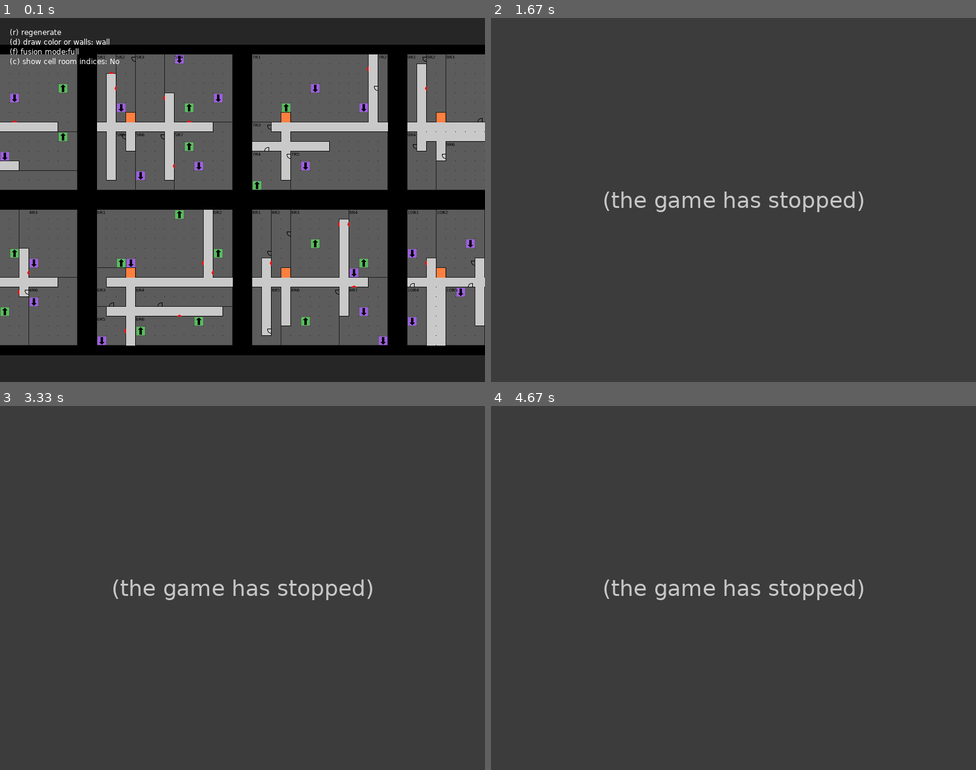
Above: before the commit, frames 1-4 (two rows, left to right).
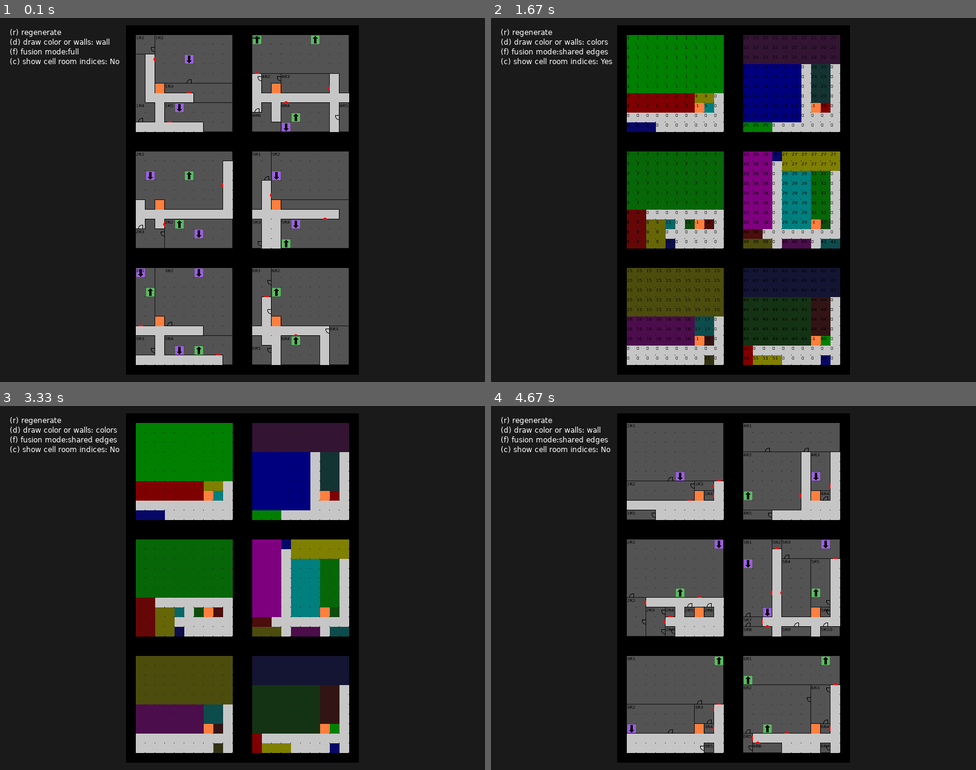
Above: after the commit, the same moments.

Repository: Gamabunta57/golf-lua
Game: LÖVE game, started from main.lua
The game is run twice, just before and just after one commit, with the same random seed, the same clock (stepped at 60 frames per second) and the same inputs.
Inputs:
- Up to frame 1 (0.1 s): no input
- Up to frame 2 (1.67 s): tap one key every 0.33 s from 0.33 s: D F F C
- Up to frame 3 (3.33 s): tap C at 3.17 s
- Up to frame 4 (4.67 s): tap D at 3.5 s

The runs differ from the first frame. In frame 1, 69% of the frame differs, in the area x 0-100%, y 2-98%; in frame 2, 100%; in frame 3, 100%, in the area x 0-100%, y 0-100%; in frame 4, 77%.
Error before the commit: src/generators/generator.lua:257: attempt to index local 'corridorCellToOpenTo' (a nil value); the game stopped at 1 s (later frames are placeholders)

Commit message:
Create graph for the ball and its connections

Diff:
--- a/main.lua
+++ b/main.lua
@@ -64,14 +64,14 @@
 local wasDPressed = false
 
 function regenerateMap()
-    map = Map:new(16, 16, 12)
+    map = Map:new(12, 12, 6)
     love.math.setRandomSeed(seed)
     generator = Generator:new(map, prng)
     generator:generateMap(fusionLevel)
 end
 
 function love.load()
-    love.graphics.setBackgroundColor(.15, .15, .15, 1)
+    love.graphics.setBackgroundColor(.1, .1, .1, 1)
     tileSet = love.graphics.newImage("assets/images/tileset.png")
     local tileSize = 16
     for i = 0, 9 do
--- a/src/generators/generator.lua
+++ b/src/generators/generator.lua
@@ -45,10 +45,133 @@
         local graphConnectionlist = self:_makePathForPlayer(roomGraphDetailsForPlayer.rootNode)
         self:_physicallyConnectRoomsFollowingGraphPath(roomLists, graphConnectionlist)
         self:_physicallyConnectClosedRoomsWithCorridors(roomLists, roomGraphDetailsForPlayer)
+
+        local graphDetailsForBall = self:_getGraphForBall(roomLists)
+        local ballGraphConnectionlist = self:_makePathForBall(graphDetailsForBall.rootNode)
+        self:_physicallyConnectRoomsForBallPath(roomLists, ballGraphConnectionlist)
+
     end
     self.map.roomLists = roomLists
 
     -- debug(roomLists)
+end
+
+function Generator:_physicallyConnectRoomsForBallPath(roomLists, connectionList)
+    for i = 1, #connectionList do
+        local connection = connectionList[i]
+        local nodeA = connection[1]
+        local nodeB = connection[2]
+
+        -- if nodeA.isCorridor and not nodeB.isCorridor then
+        --     self:_connectRoomToCorridor(nodeA, nodeB, roomLists)
+        -- elseif nodeB.isCorridor and not nodeA.isCorridor then
+        --     self:_connectRoomToCorridor(nodeB, nodeA, roomLists)
+        -- elseif not nodeB.isCorridor and not nodeA.isCorridor and nodeB.location.floor == nodeA.location.floor then
+        --     self:_connectRoomsOnSameFloors(nodeA, nodeB, roomLists)
+        -- elseif not nodeB.isCorridor and not nodeA.isCorridor then
+        --     self:_connectRoomsOnDifferentFloors(nodeA, nodeB, roomLists)
+        -- -- else
+        --     -- print("skip corridor connections")
+        -- end
+
+        print(nodeA.name, "=>", nodeB.name)
+    end
+end
+
+function Generator:_getGraphForBall(roomLists)
+    -- create all corridor nodes
+    local corridorNodes = {}
+    for f = 1, self.map.depth do
+        local nextCorridorNode = GraphNode:new(f.."C ") -- 1C is the 1st floor corridor for instance
+        nextCorridorNode.isCorridor = true
+        nextCorridorNode.location.floor = f
+        corridorNodes[f] = nextCorridorNode
+    end
+
+    -- link rooms of a floor to its corridor
+    local roomNodePerFloors = {}
+    for z = 1, #roomLists do
+        local floorRoomList = roomLists[z]
+        local floorCorridor = corridorNodes[z]
+
+        roomNodePerFloor = {}
+
+        for r = 1, #floorRoomList do
+            local roomNode = GraphNode:new(z.."R"..r) -- 1R2 is the 1st floor Room 2 for instance
+            roomNode.location.floor = z
+            roomNode.location.roomIndex = r
+            roomNode:connect(floorCorridor)
+            floorCorridor:connect(roomNode)
+
+            roomNodePerFloor[#roomNodePerFloor + 1] = roomNode
+            -- debug only
+            floorRoomList[r].name = roomNode.name
+        end
+
+        roomNodePerFloors[z] = roomNodePerFloor
+    end
+
+    -- link adjacent rooms on same floor
+    for z = 1, #roomLists do
+        local floorRoomList = roomLists[z]
+        local roomNodeList = roomNodePerFloors[z]
+
+        for i = 1, #floorRoomList - 1 do
+            local currentRoom = floorRoomList[i]
+            local currentRoomNode = roomNodeList[i]
+            local widerRoomArea = RectangleRoom:new(currentRoom.x - 1, currentRoom.y, currentRoom.w + 2, currentRoom.h)
+            local tallerRoomArea = RectangleRoom:new(currentRoom.x, currentRoom.y - 1, currentRoom.w, currentRoom.h + 2)
+
+            for j = i + 1, #floorRoomList do
+                local nextRoom = floorRoomList[j]
+                if (nextRoom:getOverlappingAreaWith(widerRoomArea).area > 0) then
+                    local nextRoomNode = roomNodeList[j]
+                    nextRoomNode:connect(currentRoomNode)
+                    currentRoomNode:connect(nextRoomNode)
+                elseif (nextRoom:getOverlappingAreaWith(tallerRoomArea).area > 0) then
+                    local nextRoomNode = roomNodeList[j]
+                    nextRoomNode:connect(currentRoomNode)
+                    currentRoomNode:connect(nextRoomNode)
+                end
+            end
+        end
+    end
+
+    -- link rooms from different floors that are on top of each others
+    for z = 1, #roomLists - 1 do
+        local currentFloorRooms = roomLists[z]
+        local nextFloorRooms = roomLists[z + 1]
+
+        local currentFloorRoomNodes = roomNodePerFloors[z]
+        local nextFloorRoomNodes = roomNodePerFloors[z + 1]
+
+        for i = 1, #currentFloorRooms do
+            local currentFloorRoom = currentFloorRooms[i]
+
+            if not currentFloorRoom:isCorridorRoom() then
+                for j = 1, #nextFloorRooms do
+                    local nextFloorRoom = nextFloorRooms[j]
+
+                    if not nextFloorRoom:isCorridorRoom() then
+                        local overlappingArea = currentFloorRoom:getOverlappingAreaWith(nextFloorRoom)
+                        if overlappingArea.area > MINIMUM_OVERLAPPING_AREA then
+                            local currentFloorRoomNode = currentFloorRoomNodes[i]
+                            local nextFloorRoomNode = nextFloorRoomNodes[j]
+                            currentFloorRoomNode:connect(nextFloorRoomNode)
+                        end
+                    end
+                end
+            end
+        end
+    end
+
+    -- debugArrayGraph(corridorNodes)
+
+    return {
+        rootNode = corridorNodes[1],
+        corridorNodes = corridorNodes,
+        roomNodePerFloors = roomNodePerFloors,
+    }
 end
 
 function Generator:_physicallyConnectRoomsFollowingGraphPath(roomLists, connectionList)
@@ -345,6 +468,37 @@
     return connectionList
 end
 
+function Generator:_makePathForBall(ballGraph)
+    local nodeStack = {ballGraph}
+    local nodeStackIndex = 1
+
+    local connectionList = {}
+
+    while nodeStackIndex > 0 do
+        local currentNode = nodeStack[nodeStackIndex]
+        local possiblePath = self:_getPossiblePath(currentNode.linkedTo)
+
+        currentNode.browsed = true
+
+        if #possiblePath > 0 then
+            local pickedPathIndex = self.prng(1, #possiblePath)
+            local nextNode = possiblePath[pickedPathIndex]
+
+            currentNode.pathTo[#currentNode.pathTo + 1] = nextNode
+            nextNode.pathTo[#nextNode.pathTo + 1] = currentNode
+            connectionList[#connectionList + 1] = {currentNode, nextNode}
+            currentNode = nextNode
+
+            nodeStackIndex = nodeStackIndex + 1
+            nodeStack[nodeStackIndex] = currentNode
+        else
+            nodeStackIndex = nodeStackIndex - 1
+        end
+    end
+
+    return connectionList
+end
+
 function Generator:_getPossiblePath(graphNodeList)
     local possiblePath = {}
     for i = 1, #graphNodeList do
